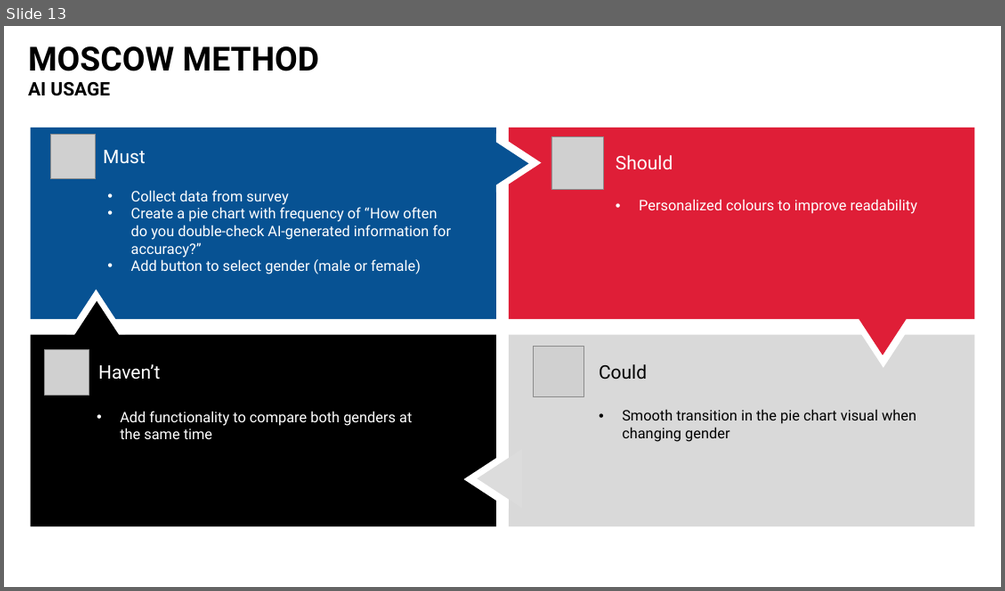
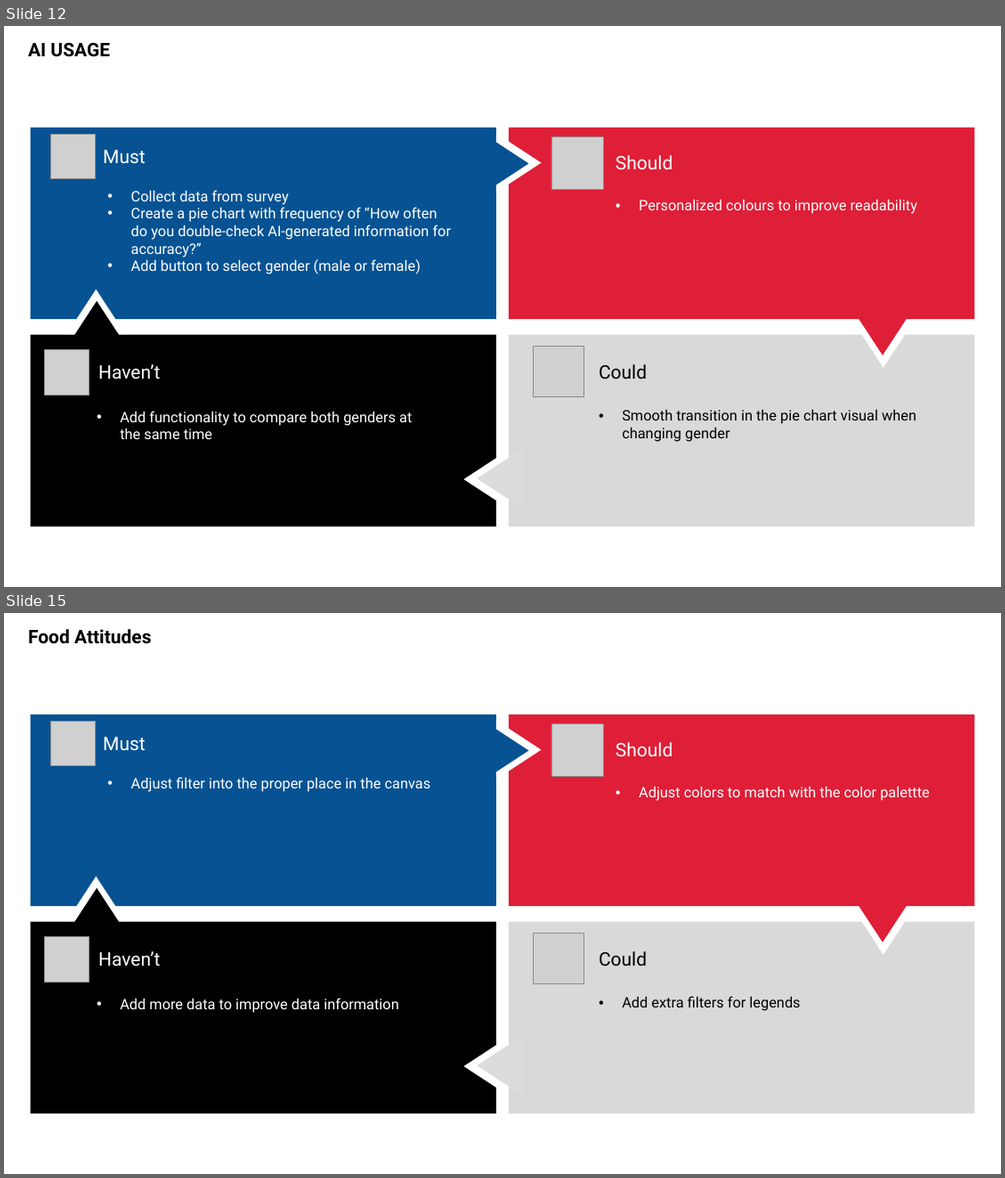
Before and after one commit to bbucalonserra/data-visualization-tool-js, a slide deck: layout-draft.pptx. Shown one above the other, each under a label of ours: slide 13 before the commit, slides 12 and 15 after it; the slides between them are not shown. The pictures are 1005x591 and 1005x1178 pixels, drawn with LibreOffice and Linux fonts; fonts in the diff are those of the drawing; grey boxes stand for pictures. Boxes give left, top, right and bottom in pixels: in the first picture for what was removed or moved away, otherwise in the second. Text is boxed around its words. In the diff, an @@ line names an element or a change of style, - is before the commit and + after.

```diff
--- a/layout-draft.pptx
+++ b/layout-draft.pptx
@@ slide 15 added at [4,613,1001,1174], background #FFFFFF @@
@@ text added at [28,629,152,644], 18 pt, text #000000, bold @@
+Food Attitudes
@@ picture added at [50,722,96,766] @@
@@ text added at [103,737,146,751], 18 pt, text #FFFFFF @@
+Must
@@ picture added at [551,724,604,777] @@
@@ text added at [615,742,672,757], 18 pt, text #FFFFFF @@
+Should
@@ text added at [131,777,431,792], 14 pt, text #FFFFFF @@
+• Adjust filter into the proper place in the canvas
@@ text added at [639,786,929,801], 14 pt, text #FFFFFF @@
+• Adjust colors to match with the color palettte
@@ group added at [30,714,975,1113]: 8 triangles, 4 rectangles @@
@@ picture added at [44,937,89,981] @@
@@ text added at [98,951,160,966], 18 pt, text #FFFFFF @@
+Haven’t
@@ picture added at [534,933,583,983] @@
@@ text added at [599,951,647,965], 18 pt, text #000000 @@
+Could
@@ text added at [120,997,398,1013], 14 pt, text #FFFFFF @@
+• Add more data to improve data information
@@ text added at [622,996,800,1011], 14 pt, text #000000 @@
+• Add extra filters for legends
@@ what was slide 13 is now slide 12 @@
@@ slide 12 changed as well @@
@@ text at [28,46,320,71]: paragraph removed @@
-MOSCOW METHOD
```
Also in this commit, not shown: 9 other slides changed, 15 other slides added, 10 slides removed, 4 other files.
